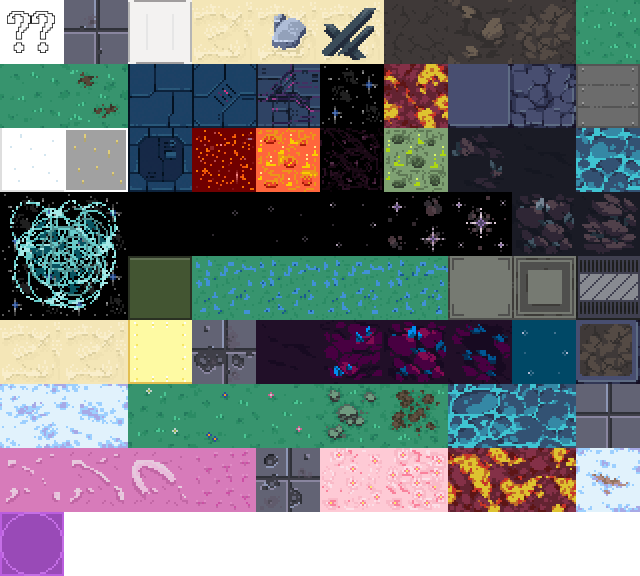
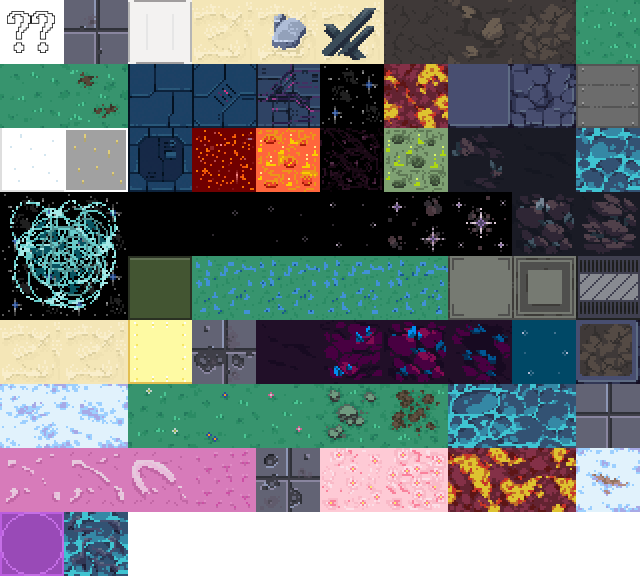
The second 640 x 576 image is a revision of the first. Changes to its layers:
added layer "floor-ship-water-damaged" above "floor-ship-dirt" over [64, 512, 128, 576]
